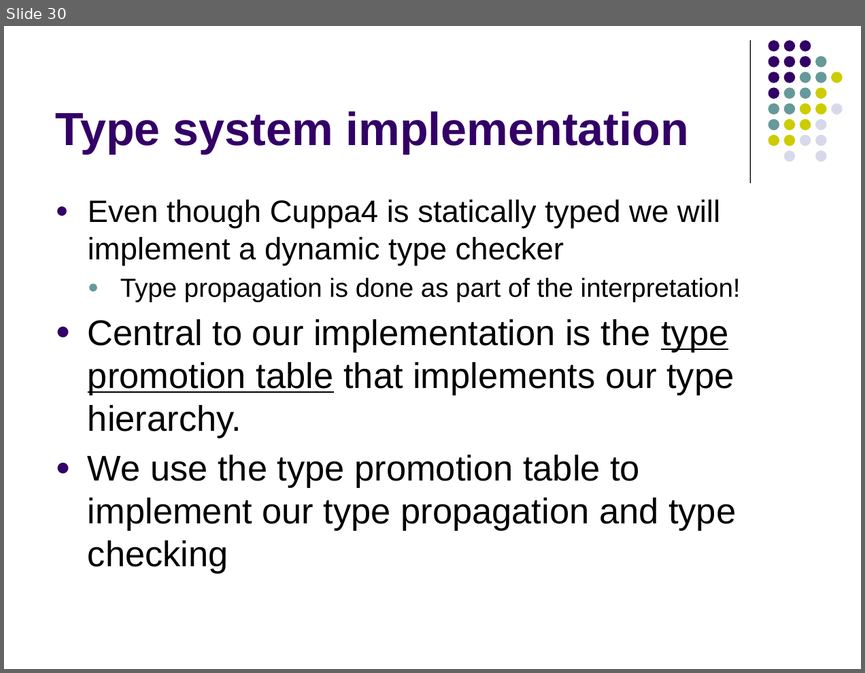
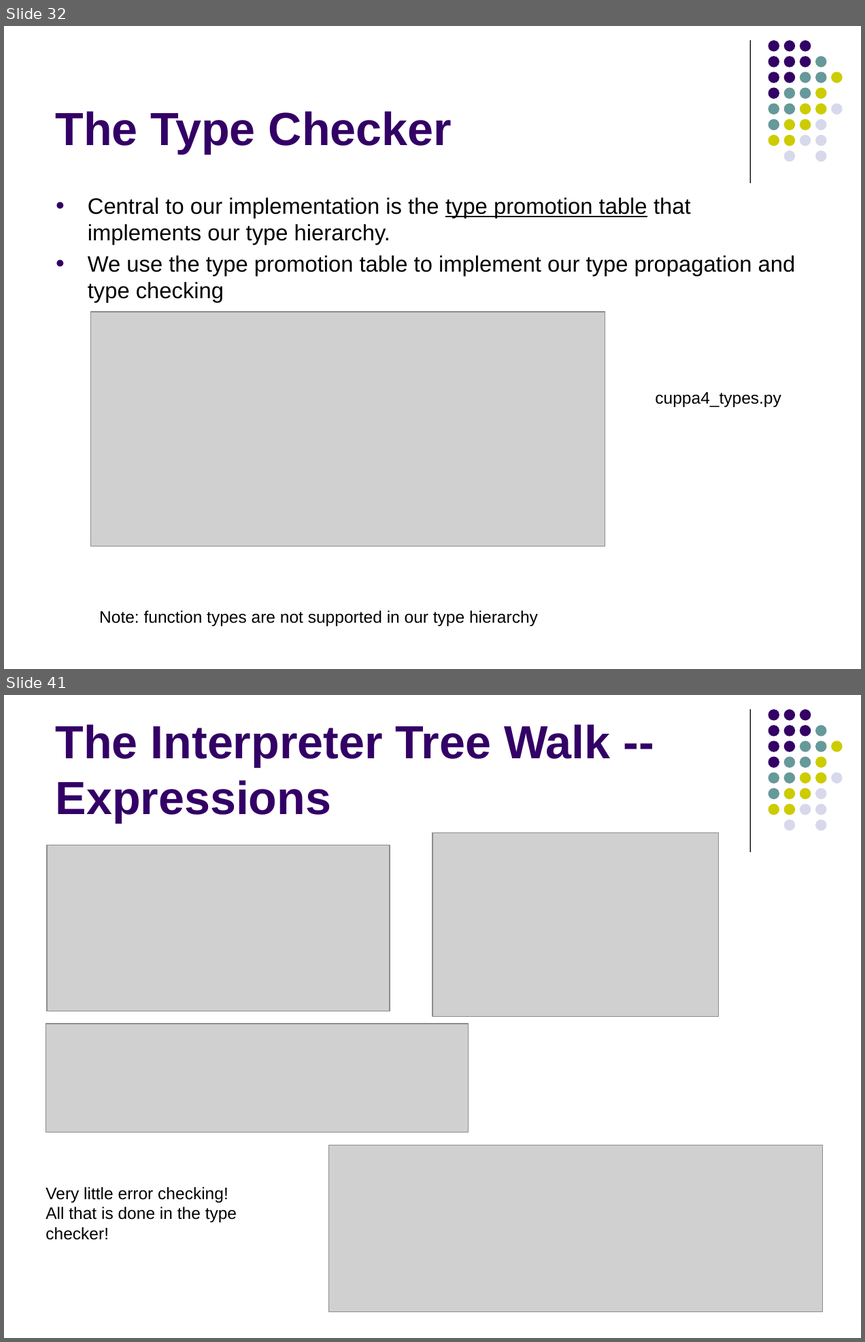
Before and after one commit to lutzhamel/CSC402, a slide deck: notes/csc402-ln018.pptx. Shown one above the other, each under a label of ours: slide 30 before the commit, slides 32 and 41 after it; the slides between them are not shown. The pictures are 865x673 and 865x1342 pixels, drawn with LibreOffice and Linux fonts; fonts in the diff are those of the drawing; grey boxes stand for pictures. Boxes give left, top, right and bottom in pixels: in the first picture for what was removed or moved away, otherwise in the second. Text is boxed around its words. In the diff, an @@ line names an element or a change of style, - is before the commit and + after.

```diff
--- a/notes/csc402-ln018.pptx
+++ b/notes/csc402-ln018.pptx
@@ slide 41 added at bbox=[4, 695, 861, 1338], background #FFFFFF; not listed: 32 template elements that a slide beside it also shows @@
@@ title added at bbox=[56, 724, 611, 823], 39 pt, text #330066, bold @@
+The Interpreter Tree Walk -- Expressions
@@ picture added at bbox=[432, 833, 719, 1016] @@
@@ picture added at bbox=[47, 845, 390, 1011] @@
@@ picture added at bbox=[46, 1023, 468, 1132] @@
@@ picture added at bbox=[329, 1145, 822, 1312] @@
@@ text added at bbox=[45, 1187, 237, 1240], 14 pt, text #000000 @@
+Very little error checking!
+All that is done in the type
+checker!
@@ what was slide 30 is now slide 32 @@
@@ slide 32 changed as well @@
@@ title at bbox=[56, 111, 451, 154]: text changed @@
-Type system implementation
+The Type Checker
@@ text "Central to our implementation is ..." at bbox=[88, 197, 796, 303]: size 30 to 18.8 pt; less space between paragraphs @@
@@ text at bbox=[88, 199, 740, 302]: paragraphs removed @@
-● Even though Cuppa4 is statically typed we will implement a dynamic type checker
-  ● Type propagation is done as part of the interpretation!
@@ picture added at bbox=[90, 312, 604, 546] @@
@@ text added at bbox=[655, 392, 781, 407], 14 pt, text #000000 @@
+cuppa4_types.py
@@ text added at bbox=[99, 610, 538, 626], 14 pt, text #000000 @@
+Note: function types are not supported in our type hierarchy
```
Also in this commit, not shown: 1 other slide changed, 13 other slides added, 4 slides removed, 2 other files.
